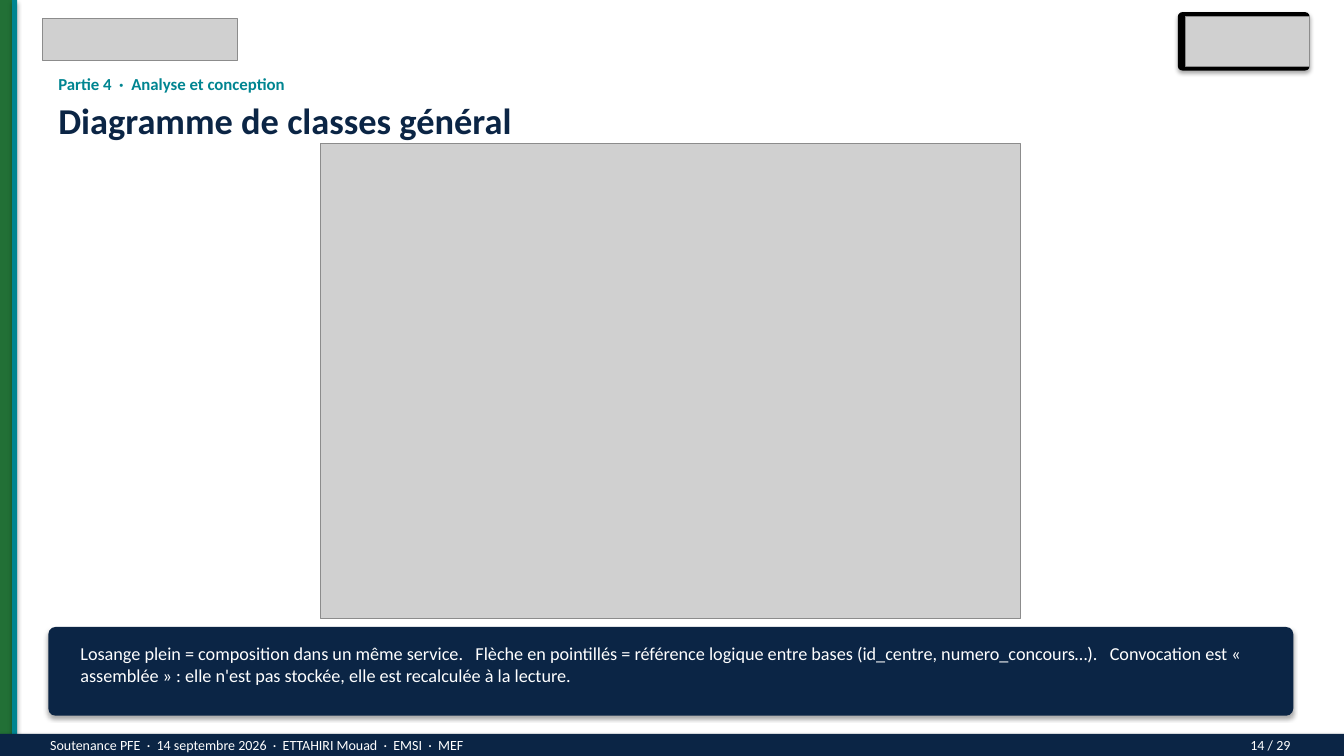
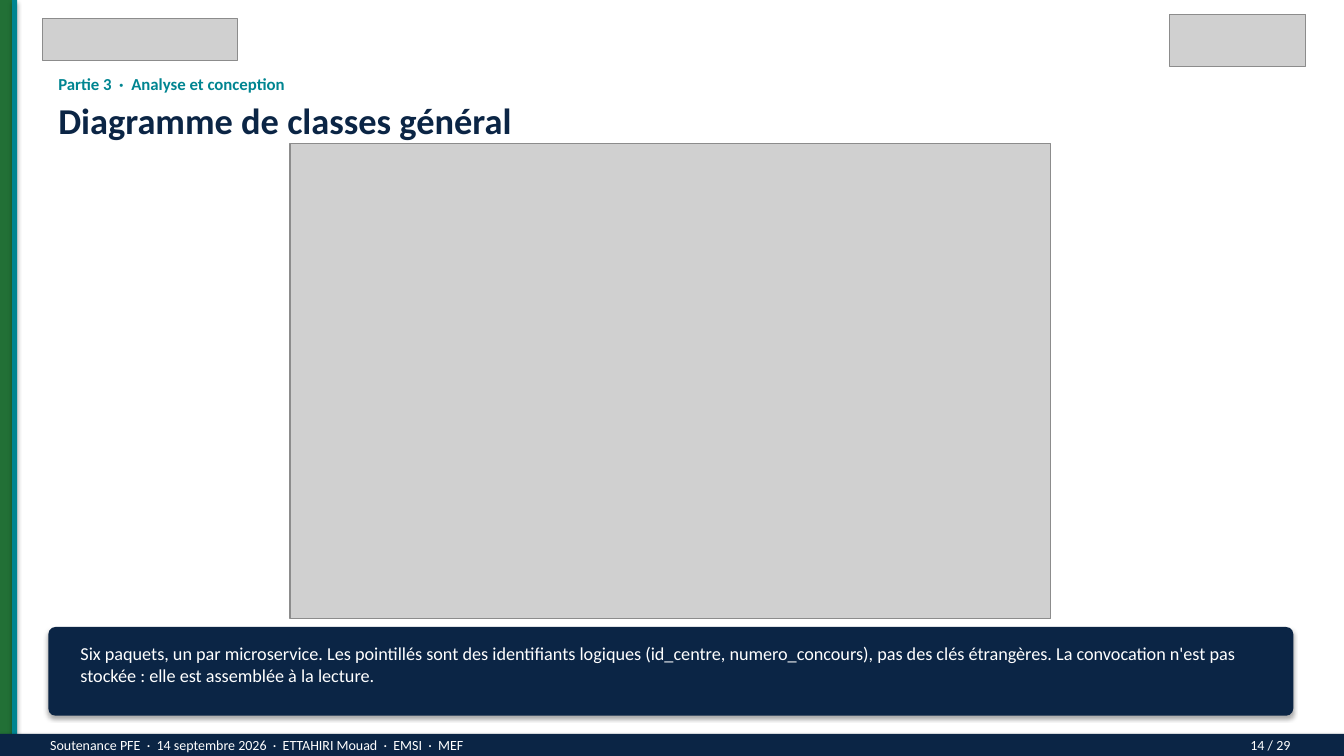
Before and after one commit to mouadofficiel2003/PFE2, a slide deck: slide 14 of soutenance/Soutenance-PFE-ETTAHIRI-Mouad.pptx. Drawn at 1344x756 pixels with LibreOffice and Linux fonts; fonts in the diff are those of the drawing; grey boxes stand for pictures. Boxes give left, top, right and bottom in pixels: in the first picture for what was removed or moved away, otherwise in the second. Text is boxed around its words. In the diff, an @@ line names an element or a change of style, - is before the commit and + after.

```diff
--- a/soutenance/Soutenance-PFE-ETTAHIRI-Mouad.pptx
+++ b/soutenance/Soutenance-PFE-ETTAHIRI-Mouad.pptx
@@ picture: place and size @@
-picture at (1187,16,1311,67)
+picture at (1171,14,1307,67)
@@ rounded rectangle removed at (1179,12,1311,71) @@
@@ text at (58,78,285,93): text changed @@
-Partie 4 · Analyse et conception
+Partie 3 · Analyse et conception
@@ picture: place and size @@
-picture at (321,143,1020,619)
+picture at (290,143,1052,619)
@@ text at (80,647,1235,682): text changed @@
-Losange plein = composition dans un même service. Flèche en pointillés = référence logique entre bases (id_centre, numero_concours…). Convocation est « assemblée » : elle n'est pas stockée, elle est recalculée à la lecture.
+Six paquets, un par microservice. Les pointillés sont des identifiants logiques (id_centre, numero_concours), pas des clés étrangères. La convocation n'est pas stockée : elle est assemblée à la lecture.
```
Also in this commit, not shown: 28 other slides changed, 45 other files.
